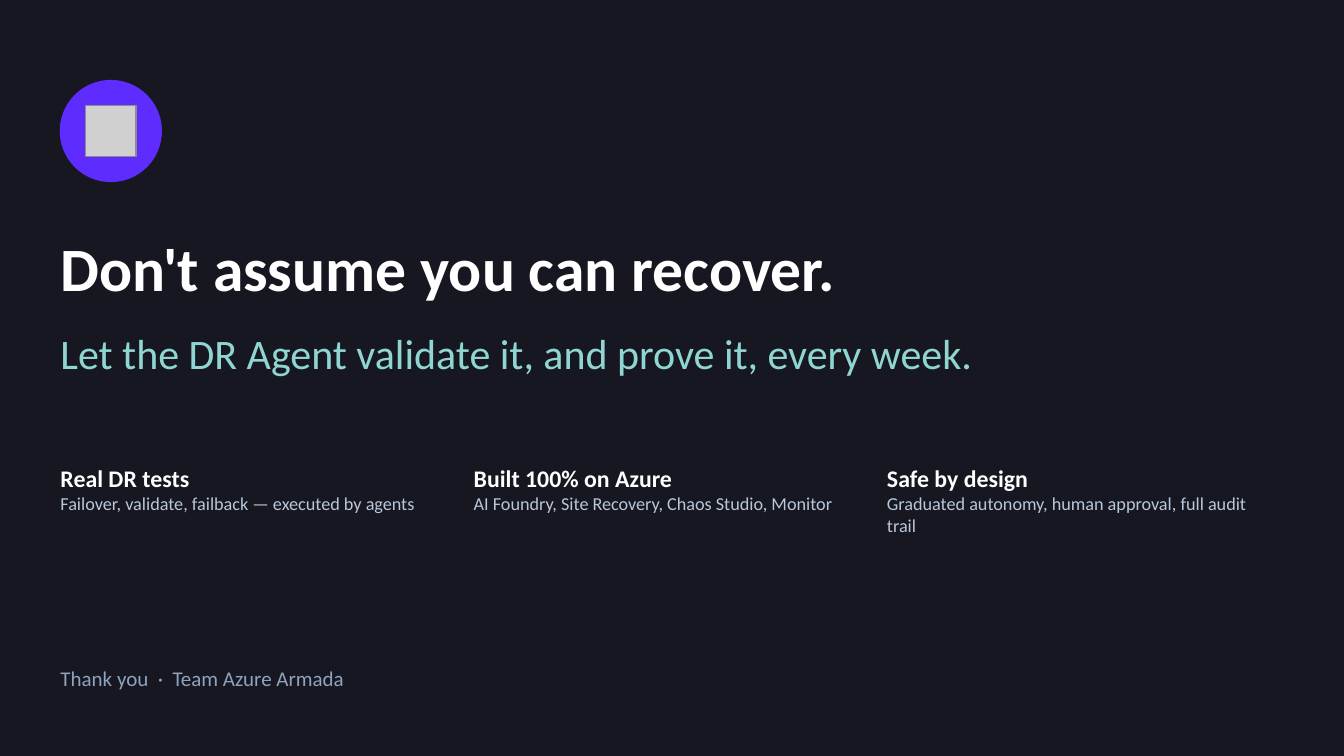
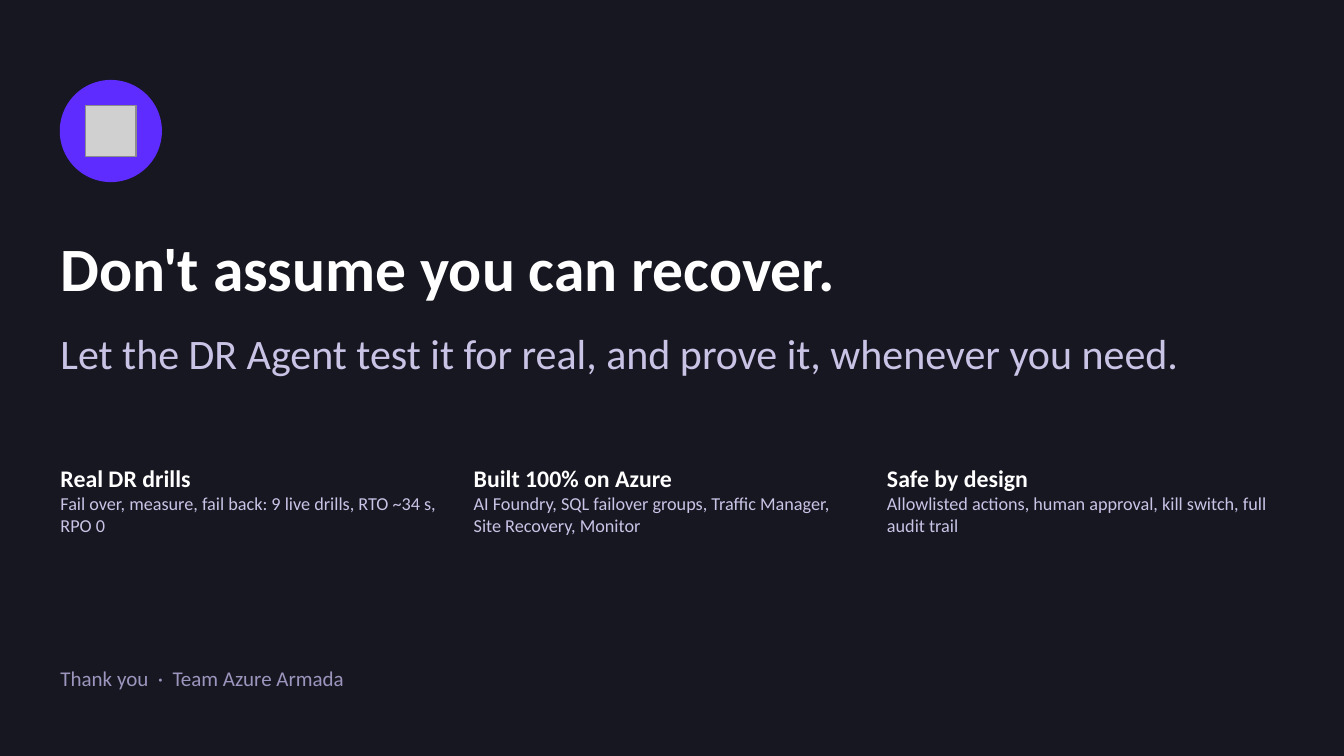
Before and after one commit to kishalr-virtusa/Azure-Armada, a slide deck: slide 15 of docs/deck/DR-Agent-Azure-Day-2026.pptx. Drawn at 1344x756 pixels with LibreOffice and Linux fonts; fonts in the diff are those of the drawing; grey boxes stand for pictures. Boxes give left, top, right and bottom in pixels: in the first picture for what was removed or moved away, otherwise in the second. Text is boxed around its words. In the diff, an @@ line names an element or a change of style, - is before the commit and + after.

```diff
--- a/docs/deck/DR-Agent-Azure-Day-2026.pptx
+++ b/docs/deck/DR-Agent-Azure-Day-2026.pptx
@@ text at (60,340,1178,376): text changed; text colour #8FD6D3 to #C9C3E6 @@
-Let the DR Agent validate it, and prove it, every week.
+Let the DR Agent test it for real, and prove it, whenever you need.
@@ text at (60,470,436,532): text changed; text colour #B8C7DA to #C9C3E6 @@
-Real DR tests
-Failover, validate, failback — executed by agents
+Real DR drills
+Fail over, measure, fail back: 9 live drills, RTO ~34 s, RPO 0
@@ text at (474,497,829,535): text changed; text colour #B8C7DA to #C9C3E6 @@
-AI Foundry, Site Recovery, Chaos Studio, Monitor
+AI Foundry, SQL failover groups, Traffic Manager, Site Recovery, Monitor
@@ text at (887,497,1266,532): text changed; text colour #B8C7DA to #C9C3E6 @@
-Graduated autonomy, human approval, full audit trail
+Allowlisted actions, human approval, kill switch, full audit trail
```
Also in this commit, not shown: 2 other slides changed, 7 slides added, 7 slides removed, 3 other files.
